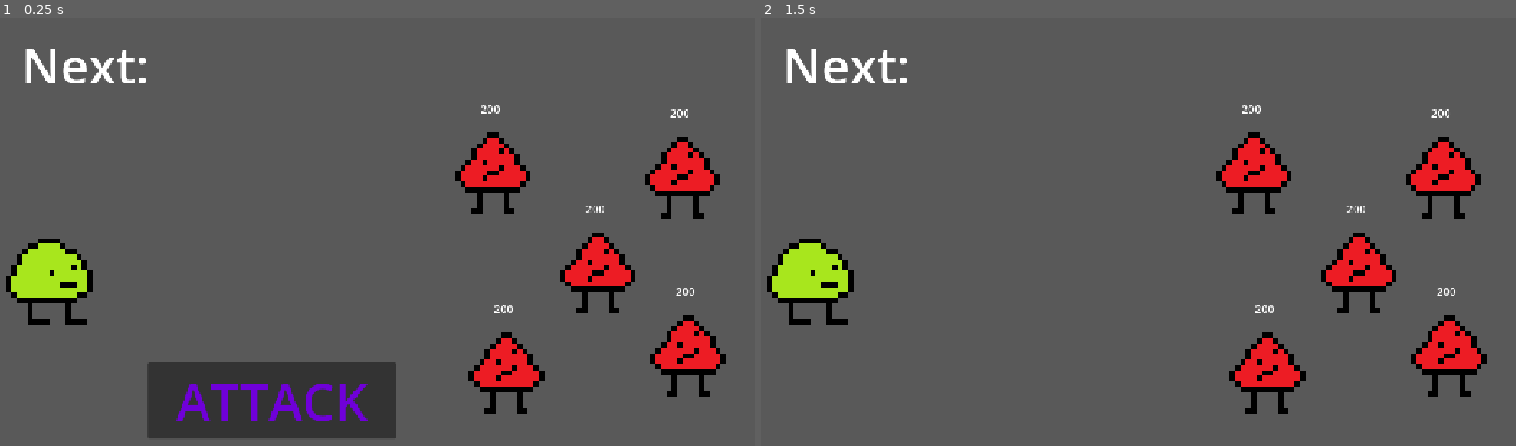
Above: before the commit, frames 1-2 (left to right).
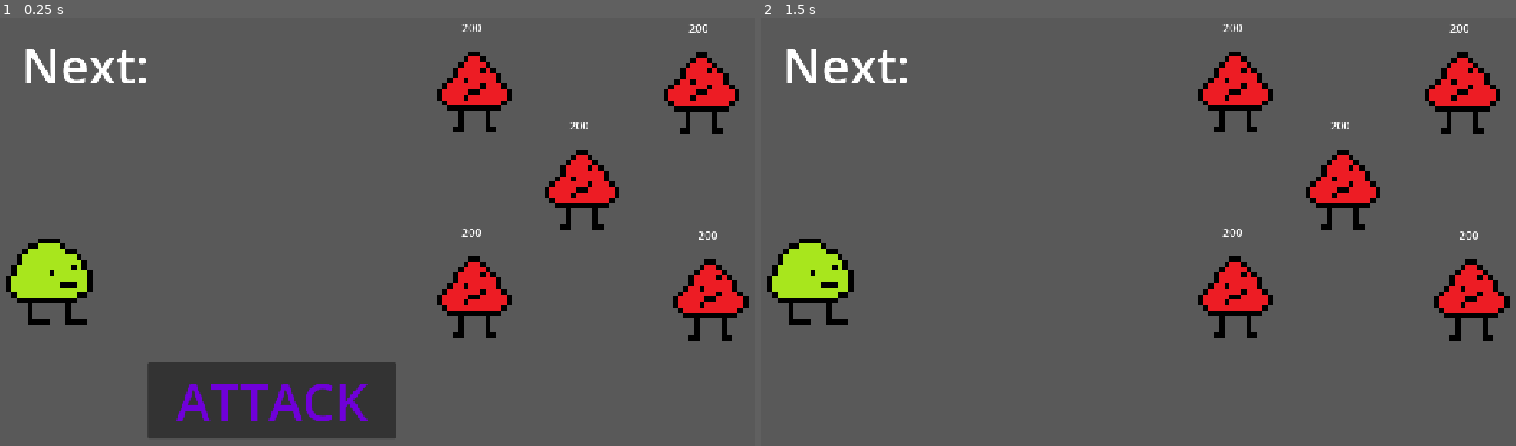
Above: after the commit, the same moments.

Repository: sluush1/LACRYMA
Game: Godot game, scene res://Scenes/Main.tscn
Same seed, same stepped clock (60 frames per second), same inputs: the game is played once before the commit and once after it.
Inputs (mouse positions are in pixels of both pictures, inside the frame that each line leads up to):
- Up to frame 1 (0.25 s): no input
- Up to frame 2 (1.5 s): click "ATTACK" at 0.5 s; tap Enter at 1.25 s; move the mouse to (1266, 351) at 1.27 s; tap Q (thing) at 1.35 s

The runs differ from the first frame. In frame 1, 10% of the frame differs, in the area x 57-100%, y 1-93%; in frame 2, 10%.

Commit message:
Fixed enemy hover bug

Diff:
--- a/LACRYMA/Code/button.gd
+++ b/LACRYMA/Code/button.gd
@@ -1,6 +1,6 @@
 extends Button
 
-@onready var whill = $"../WhillTEST"
+
 @onready var phil = $"../PhilTEST"
 signal endTurn;
 # Called when the node enters the scene tree for the first time.
--- a/LACRYMA/Code/main.gd
+++ b/LACRYMA/Code/main.gd
@@ -1,13 +1,13 @@
 extends Node2D
 @onready var phil = $"PhilTEST"
-@onready var whill = $"WhillTEST"
+
 @onready var attack = $"AttackButton"
 @onready var tainer = $"enemyContainer"
 @onready var turnLabel = $"turnLabel"
 @onready var spawnPoints: Node = $enemySpawn
 @export var enemyPrint: PackedScene
 var max = 100;
-var enemyAmount = 4
+var enemyAmount = 5
 var highestSpeed
 var EnemyList =[];
 var enemyTurn =[]
@@ -16,7 +16,7 @@
 
 # Called when the node enters the scene tree for the first time.
 func _ready() -> void:
-	for i in spawnPoints.get_child_count():
+	for i in enemyAmount:
 		var new_enemy = enemyPrint.instantiate()
 		new_enemy.name = "enemy" + str(EnemyList.size())
 		EnemyList.append(new_enemy)
@@ -29,6 +29,7 @@
 func _process(delta: float) -> void:
 	if Input.is_action_just_pressed("thing"):
 		determineMeter()
+
 
 
 #func turnOrder(x) -> void:
@@ -65,6 +66,7 @@
 	ent.playerTurn = true
 	if ent == phil:
 		attack.show()
+
 func _on_attack_button_pressed() -> void:
 	attack.hide()
 
@@ -85,3 +87,16 @@
 				return a.speed < b.speed;
 			return a.meter > b.meter);
 		turn(enemyTurn.pop_front())
+
+
+
+
+
+
+
+
+
+
+#var hovered_ui = get_viewport().gui_get_hovered_control()
+	#if hovered_ui:
+		#print("UI is blocking mouse: ", hovered_ui.name)
--- a/LACRYMA/Code/turn_label.gd
+++ b/LACRYMA/Code/turn_label.gd
@@ -1,5 +1,5 @@
 extends Label
-@onready var whill = $"../WhillTEST"
+
 @onready var phil = $"../PhilTEST"
 
 # Called when the node enters the scene tree for the first time.
--- a/LACRYMA/Code/whill_test.gd
+++ b/LACRYMA/Code/whill_test.gd
@@ -33,7 +33,7 @@
 
 func _on_area_2d_mouse_entered() -> void:
 	sprite.modulate = HOVER_COLOR
-	print("hover");
+
 
 
 func _on_area_2d_mouse_exited() -> void:
--- a/LACRYMA/Scenes/Main.tscn
+++ b/LACRYMA/Scenes/Main.tscn
@@ -12,8 +12,10 @@
 enemyPrint = ExtResource("2_bmxlf")
 
 [node name="ColorRect" type="ColorRect" parent="." unique_id=180935623]
+z_index = -3
 offset_right = 1193.0
 offset_bottom = 659.0
+mouse_filter = 2
 color = Color(0.34789982, 0.34789982, 0.34789982, 1)
 
 [node name="PhilTEST" type="Sprite2D" parent="." unique_id=263172064]
@@ -50,19 +52,19 @@
 [node name="enemySpawn" type="Node2D" parent="." unique_id=1204495236]
 
 [node name="Marker2D1" type="Marker2D" parent="enemySpawn" unique_id=1914313732]
-position = Vector2(787, 508)
+position = Vector2(741, 398)
 
 [node name="Marker2D2" type="Marker2D" parent="enemySpawn" unique_id=282688904]
-position = Vector2(768, 220)
+position = Vector2(741, 103)
 
 [node name="Marker2D3" type="Marker2D" parent="enemySpawn" unique_id=310171549]
-position = Vector2(1049, 483)
+position = Vector2(1081, 402)
 
 [node name="Marker2D4" type="Marker2D" parent="enemySpawn" unique_id=1818367306]
-position = Vector2(1041, 226)
+position = Vector2(1068, 104)
 
 [node name="Marker2D5" type="Marker2D" parent="enemySpawn" unique_id=613907411]
-position = Vector2(919, 364)
+position = Vector2(896, 244)
 
 [connection signal="endTurn" from="AttackButton" to="." method="_on_attack_button_end_turn"]
 [connection signal="pressed" from="AttackButton" to="." method="_on_attack_button_pressed"]
